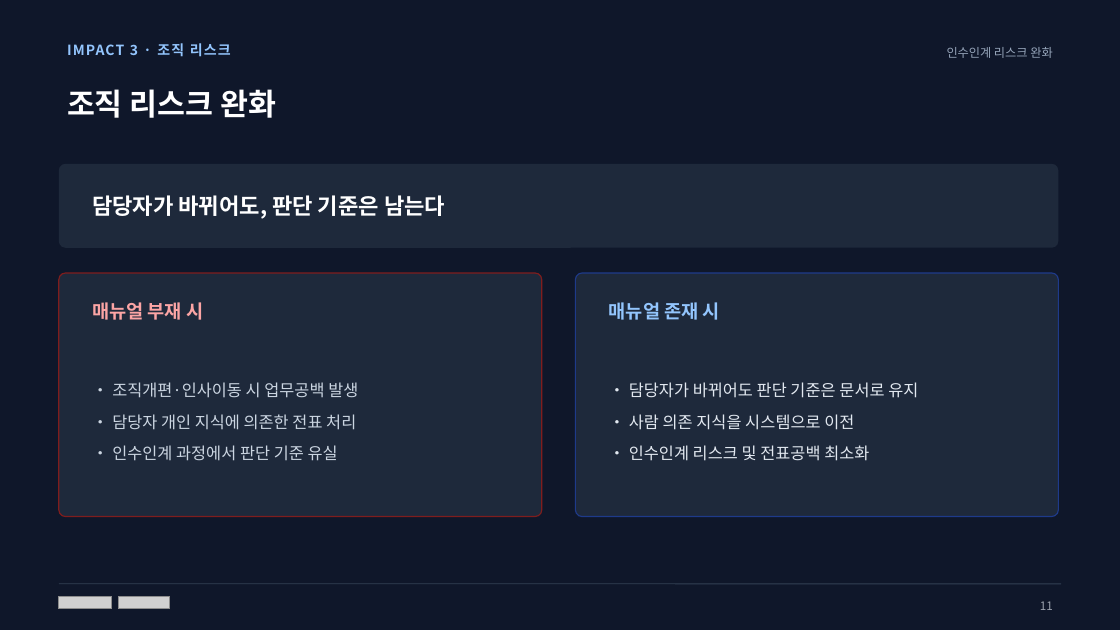
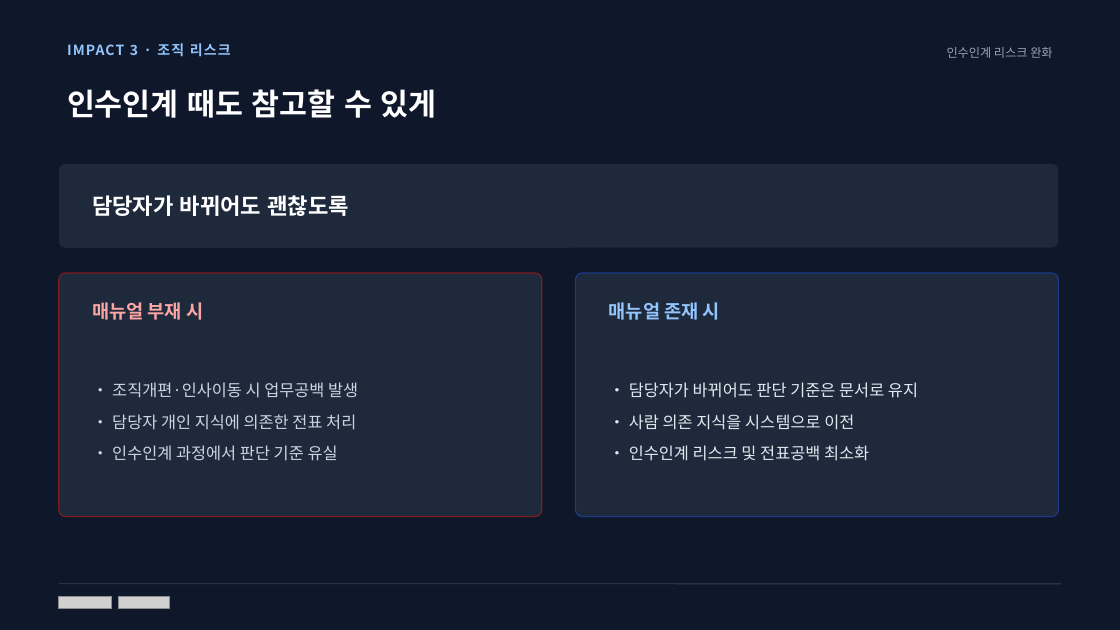
Before and after one commit to mdj11-netizen/vs-code, a slide deck: slide 27 of 과제pt/PPT/최종발표_회계Wiki구축_문동진_v2.pptx (slide 13 before the commit). Drawn at 1120x630 pixels with LibreOffice and Linux fonts; fonts in the diff are those of the drawing; grey boxes stand for pictures. Boxes give left, top, right and bottom in pixels: in the first picture for what was removed or moved away, otherwise in the second. Text is boxed around its words. In the diff, an @@ line names an element or a change of style, - is before the commit and + after.

```diff
--- a/과제pt/PPT/최종발표_회계Wiki구축_문동진_v2.pptx
+++ b/과제pt/PPT/최종발표_회계Wiki구축_문동진_v2.pptx
@@ text at <box>67,89,436,118</box>: text changed @@
-조직 리스크 완화
+인수인계 때도 참고할 수 있게
@@ text at <box>92,195,348,216</box>: text changed @@
-담당자가 바뀌어도, 판단 기준은 남는다
+담당자가 바뀌어도 괜찮도록
@@ text removed at <box>1040,601,1053,610</box> @@
-11
```
Also in this commit, not shown: 12 other slides changed, 15 slides added, 2 slides removed, 6 other files.
